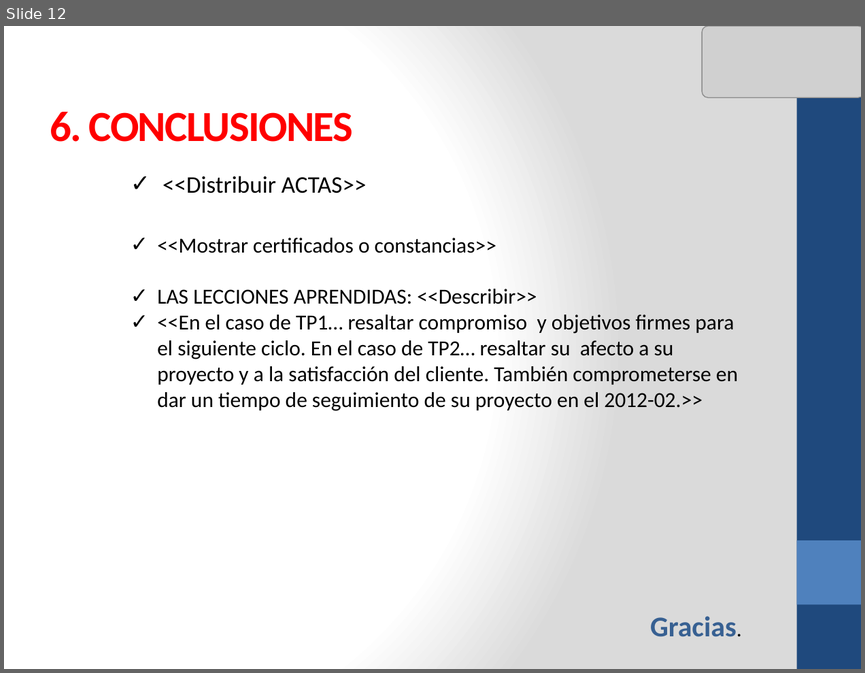
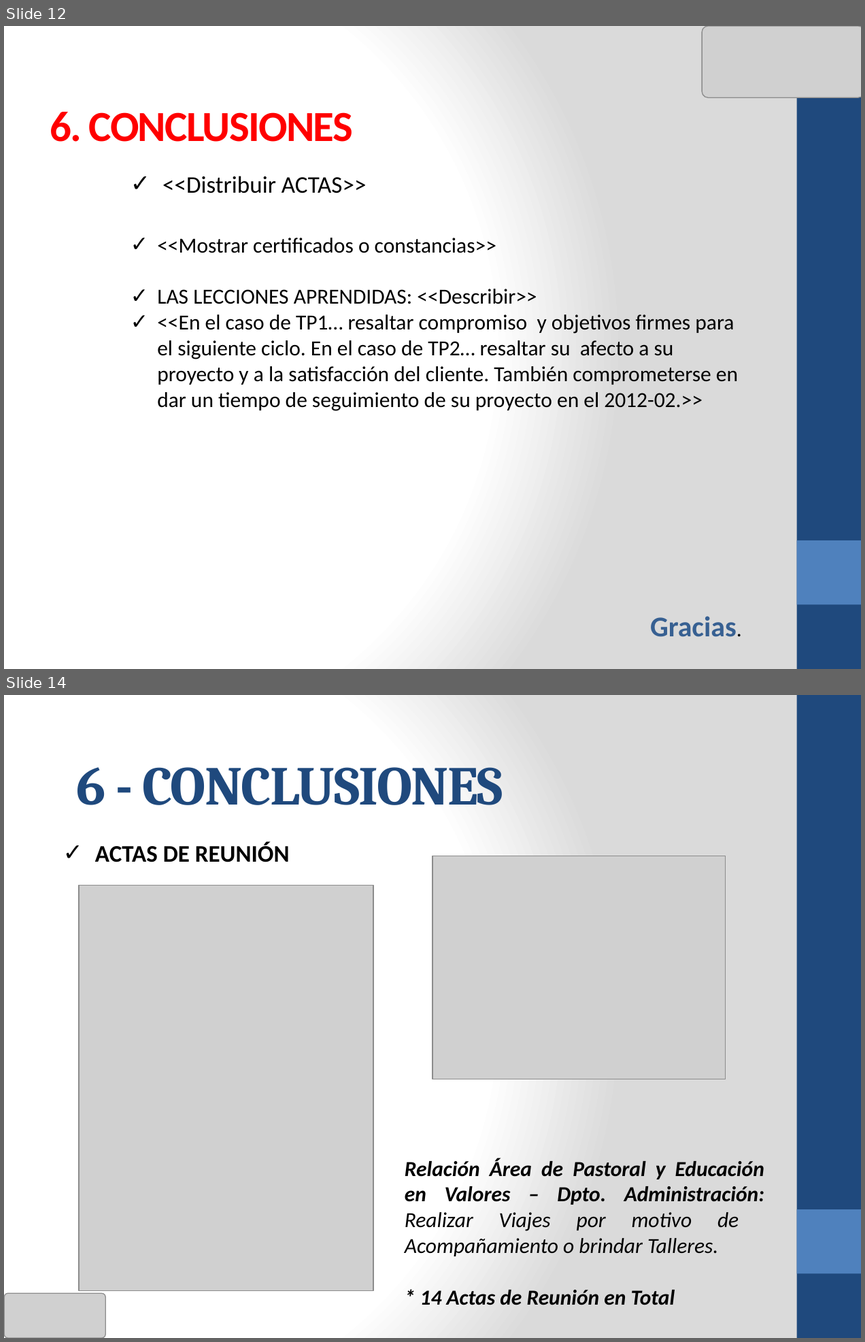
Before and after one commit to cms/proyecto-fya, a slide deck: Presentacion Final Ciclo 2011-02/ANOCFAP-[Presentación Final v1.0].pptx. Shown one above the other, each under a label of ours: slide 12 before the commit, slides 12 and 14 after it; the slides between them are not shown. The pictures are 865x673 and 865x1342 pixels, drawn with LibreOffice and Linux fonts; fonts in the diff are those of the drawing; grey boxes stand for pictures. Boxes give left, top, right and bottom in pixels: in the first picture for what was removed or moved away, otherwise in the second. Text is boxed around its words. In the diff, an @@ line names an element or a change of style, - is before the commit and + after.

```diff
--- a/Presentacion Final Ciclo 2011-02/ANOCFAP-[Presentación Final v1.0].pptx
+++ b/Presentacion Final Ciclo 2011-02/ANOCFAP-[Presentación Final v1.0].pptx
@@ slide 14 added at bbox=[4, 695, 861, 1338], background gradient #FFFFFF to #DADADA; not listed: 2 template elements that a slide beside it also shows @@
@@ title added at bbox=[77, 767, 503, 805], 46 pt, text #1F497D, bold @@
+6 - CONCLUSIONES
@@ text added at bbox=[95, 842, 290, 862], 20 pt, text #000000, bold @@
+✓ ACTAS DE REUNIÓN
@@ picture added at bbox=[432, 855, 725, 1078] @@
@@ picture added at bbox=[79, 885, 373, 1291] @@
@@ text added at bbox=[405, 1157, 764, 1305], 18 pt, text #000000, bold, italic @@
+Relación Área de Pastoral y Educación en Valores – Dpto. Administración: Realizar Viajes por motivo de Acompañamiento o brindar Talleres.
+* 14 Actas de Reunión en Total
@@ picture added at bbox=[4, 1293, 105, 1338] @@
```
Also in this commit, not shown: 2 slides changed, 7 other slides added.
